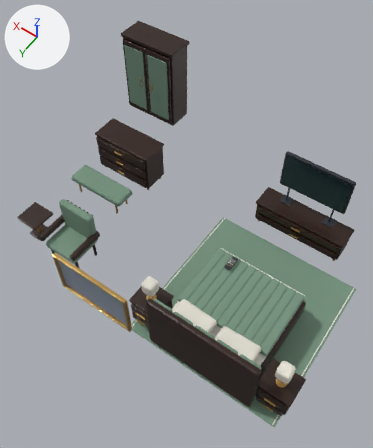
Renders of the glTF model retro-road/sunset-76/upper-rooms/rooms/room-06.glb from each side of a commit.
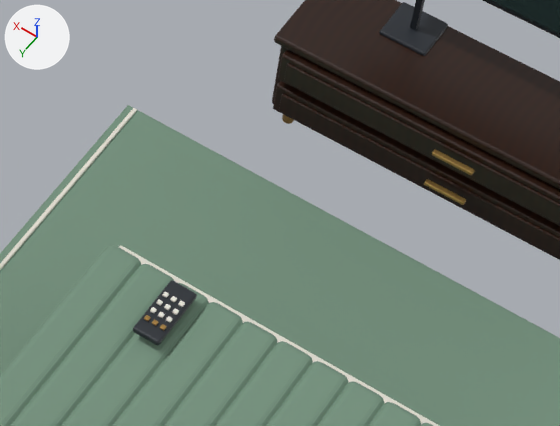
Old and new are each drawn whole from a 50 mm lens placed at (-82.18, 82.02, 16.33), pointed at (-77.96, 76.13, 7.07) and again close up on the part from 52% to 86% of the width and 43% to 64% of the height. The lights are fixed; the arrows at upper left show +X, +Y and +Z. The first two pictures are the older version. Where no turn or scale is listed for an object, it has been applied to the vertices.

The older version as bpy lines, for what is in view:
```python
ob_remote___channel_selector = bpy.data.objects.new('REMOTE | channel selector', me_cube_041)
ob_remote___channel_selector.location = (-79.35, 76.4, 7.007)
ob_remote___tactile_key = bpy.data.objects.new('REMOTE | tactile key', me_cube_042)
ob_remote___tactile_key.location = (-79.395, 76.49, 7.031)
ob_remote___tactile_key_001 = bpy.data.objects.new('REMOTE | tactile key.001', me_cube_043)
ob_remote___tactile_key_001.location = (-79.35, 76.49, 7.031)
ob_remote___tactile_key_002 = bpy.data.objects.new('REMOTE | tactile key.002', me_cube_044)
ob_remote___tactile_key_002.location = (-79.305, 76.49, 7.031)
ob_remote___tactile_key_003 = bpy.data.objects.new('REMOTE | tactile key.003', me_cube_045)
ob_remote___tactile_key_003.location = (-79.395, 76.435, 7.031)
ob_remote___tactile_key_004 = bpy.data.objects.new('REMOTE | tactile key.004', me_cube_046)
ob_remote___tactile_key_004.location = (-79.35, 76.435, 7.031)
ob_remote___tactile_key_005 = bpy.data.objects.new('REMOTE | tactile key.005', me_cube_047)
ob_remote___tactile_key_005.location = (-79.305, 76.435, 7.031)
ob_remote___tactile_key_006 = bpy.data.objects.new('REMOTE | tactile key.006', me_cube_048)
ob_remote___tactile_key_006.location = (-79.395, 76.38, 7.031)
ob_tv___screen = bpy.data.objects.new('TV | SCREEN', me_cube_095)
ob_tv___screen.location = (-79.95, 73.969, 7.735)
# also in view: 'TV | foot.001' at (-79.38, 73.92, 6.76); 'TV CONSOLE | closed carcass' at (-79.95, 74.09, 6.43); 'RUG | bound wool' at (-79.95, 76.64, 6.02); 'BED | mattress welt' at (-79.95, 77.19, 6.82); 'TV CONSOLE | drawer 2 | front' at (-79.95, 74.4, 6.57)
```
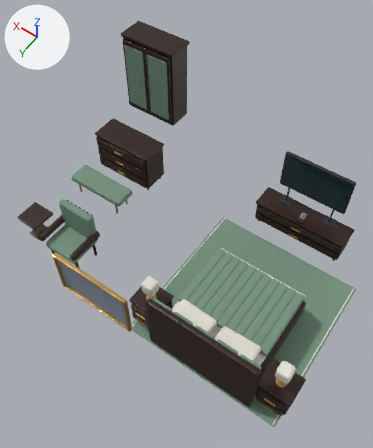
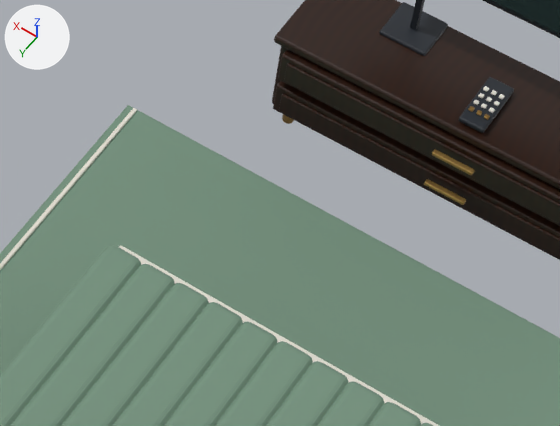
The change, as a diff of the scene's bpy script:
```diff
--- a/retro-road/sunset-76/upper-rooms/rooms/room-06.glb.py
+++ b/retro-road/sunset-76/upper-rooms/rooms/room-06.glb.py
@@ ob_remote___channel_selector @@
 ob_remote___channel_selector = bpy.data.objects.new('REMOTE | channel selector', me_cube_041)
-ob_remote___channel_selector.location = (-79.35, 76.4, 7.007)
+ob_remote___channel_selector.location = (-79.95, 74.18, 6.78)
@@ ob_remote___tactile_key @@
 ob_remote___tactile_key = bpy.data.objects.new('REMOTE | tactile key', me_cube_042)
-ob_remote___tactile_key.location = (-79.395, 76.49, 7.031)
+ob_remote___tactile_key.location = (-79.995, 74.27, 6.804)
@@ ob_remote___tactile_key_001 @@
 ob_remote___tactile_key_001 = bpy.data.objects.new('REMOTE | tactile key.001', me_cube_043)
-ob_remote___tactile_key_001.location = (-79.35, 76.49, 7.031)
+ob_remote___tactile_key_001.location = (-79.95, 74.27, 6.804)
@@ ob_remote___tactile_key_002 @@
 ob_remote___tactile_key_002 = bpy.data.objects.new('REMOTE | tactile key.002', me_cube_044)
-ob_remote___tactile_key_002.location = (-79.305, 76.49, 7.031)
+ob_remote___tactile_key_002.location = (-79.905, 74.27, 6.804)
@@ ob_remote___tactile_key_003 @@
 ob_remote___tactile_key_003 = bpy.data.objects.new('REMOTE | tactile key.003', me_cube_045)
-ob_remote___tactile_key_003.location = (-79.395, 76.435, 7.031)
+ob_remote___tactile_key_003.location = (-79.995, 74.215, 6.804)
@@ ob_remote___tactile_key_004 @@
 ob_remote___tactile_key_004 = bpy.data.objects.new('REMOTE | tactile key.004', me_cube_046)
-ob_remote___tactile_key_004.location = (-79.35, 76.435, 7.031)
+ob_remote___tactile_key_004.location = (-79.95, 74.215, 6.804)
@@ ob_remote___tactile_key_005 @@
 ob_remote___tactile_key_005 = bpy.data.objects.new('REMOTE | tactile key.005', me_cube_047)
-ob_remote___tactile_key_005.location = (-79.305, 76.435, 7.031)
+ob_remote___tactile_key_005.location = (-79.905, 74.215, 6.804)
@@ ob_remote___tactile_key_006 @@
 ob_remote___tactile_key_006 = bpy.data.objects.new('REMOTE | tactile key.006', me_cube_048)
-ob_remote___tactile_key_006.location = (-79.395, 76.38, 7.031)
+ob_remote___tactile_key_006.location = (-79.995, 74.16, 6.804)
@@ ob_remote___tactile_key_007 @@
 ob_remote___tactile_key_007 = bpy.data.objects.new('REMOTE | tactile key.007', me_cube_049)
-ob_remote___tactile_key_007.location = (-79.35, 76.38, 7.031)
+ob_remote___tactile_key_007.location = (-79.95, 74.16, 6.804)
@@ ob_remote___tactile_key_008 @@
 ob_remote___tactile_key_008 = bpy.data.objects.new('REMOTE | tactile key.008', me_cube_050)
-ob_remote___tactile_key_008.location = (-79.305, 76.38, 7.031)
+ob_remote___tactile_key_008.location = (-79.905, 74.16, 6.804)
@@ ob_remote___tactile_key_009 @@
 ob_remote___tactile_key_009 = bpy.data.objects.new('REMOTE | tactile key.009', me_cube_051)
-ob_remote___tactile_key_009.location = (-79.395, 76.325, 7.031)
+ob_remote___tactile_key_009.location = (-79.995, 74.105, 6.804)
@@ ob_remote___tactile_key_010 @@
 ob_remote___tactile_key_010 = bpy.data.objects.new('REMOTE | tactile key.010', me_cube_052)
-ob_remote___tactile_key_010.location = (-79.35, 76.325, 7.031)
+ob_remote___tactile_key_010.location = (-79.95, 74.105, 6.804)
@@ ob_remote___tactile_key_011 @@
 ob_remote___tactile_key_011 = bpy.data.objects.new('REMOTE | tactile key.011', me_cube_053)
-ob_remote___tactile_key_011.location = (-79.305, 76.325, 7.031)
+ob_remote___tactile_key_011.location = (-79.905, 74.105, 6.804)
```

Changed parts and their boxes [x1, y1, x2, y2] in the close-ups (560 x 426 px):
'REMOTE | channel selector', moved: before [133, 280, 197, 346]; after [458, 77, 514, 133]
'REMOTE | tactile key.002', moved: before [144, 315, 151, 321]; after [468, 106, 475, 112]
'REMOTE | tactile key.003', moved: before [166, 316, 173, 323]; after [489, 107, 495, 113]
'REMOTE | tactile key.009', moved: before [178, 301, 185, 307]; after [498, 94, 505, 100]
'REMOTE | tactile key.001', moved: before [152, 319, 159, 326]; after [476, 110, 482, 116]
'REMOTE | tactile key', moved: before [160, 324, 167, 331]; after [484, 114, 490, 120]
'REMOTE | tactile key.005', moved: before [150, 307, 157, 313]; after [473, 99, 479, 105]
'REMOTE | tactile key.004', moved: before [158, 312, 165, 318]; after [481, 103, 487, 109]
'REMOTE | tactile key.006', moved: before [172, 309, 179, 315]; after [494, 101, 500, 106]
'REMOTE | tactile key.007', moved: before [164, 304, 171, 310]; after [486, 97, 492, 102]
'REMOTE | tactile key.008', moved: before [156, 299, 163, 306]; after [478, 93, 484, 98]
'REMOTE | tactile key.010', moved: before [170, 296, 177, 302]; after [491, 90, 497, 96]
'REMOTE | tactile key.011', moved: before [162, 292, 169, 298]; after [483, 86, 489, 92]
